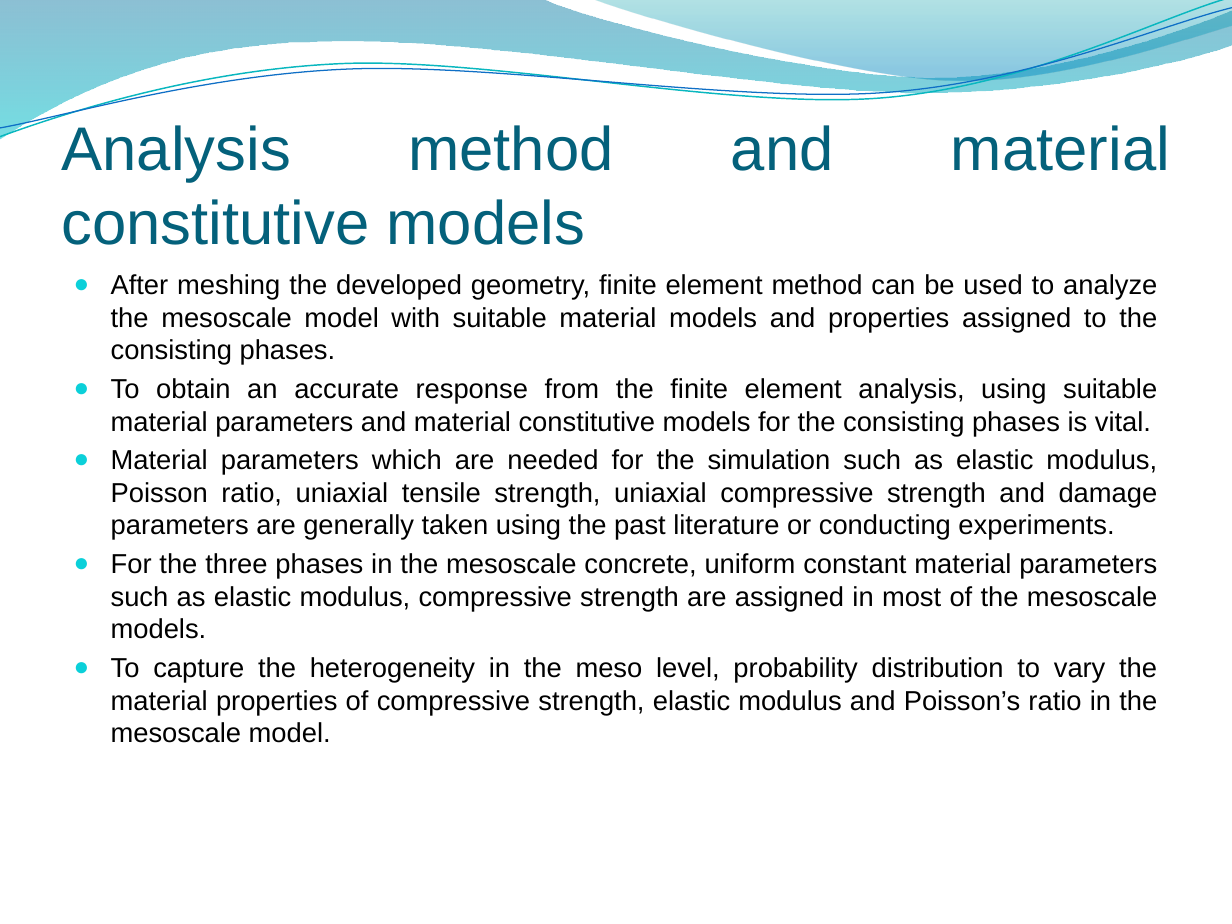
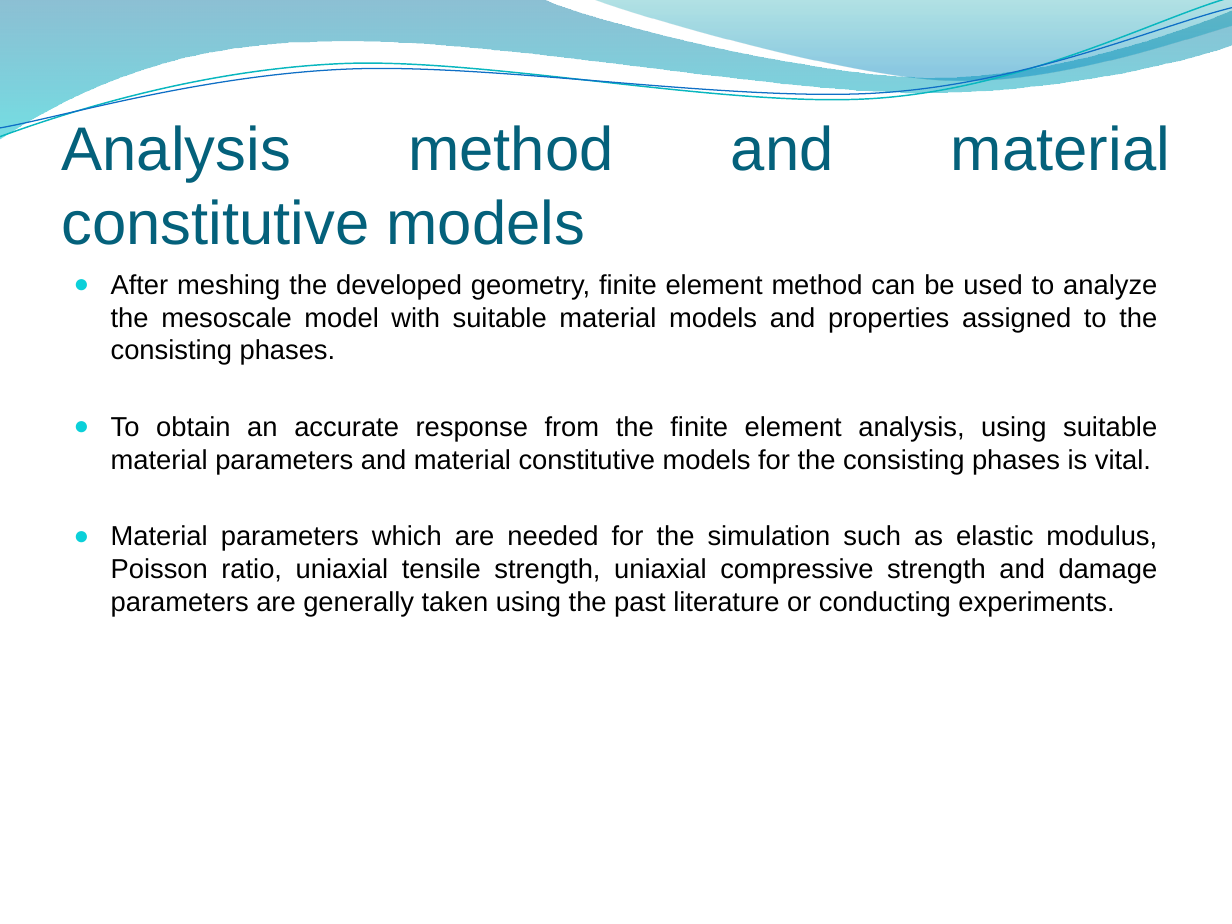
Before and after one commit to Deepak11Sharma/meso-scale-concrete, a slide deck: slide 9 of 1_library/1_presentations/Mesoscale concrete model ppt.pptx. Drawn at 1232x924 pixels with LibreOffice and Linux fonts; fonts in the diff are those of the drawing; background and template pictures are left out. Boxes give left, top, right and bottom in pixels: in the first picture for what was removed or moved away, otherwise in the second. Text is boxed around its words. In the diff, an @@ line names an element or a change of style, - is before the commit and + after.

Commit message:
mesoscale concrete
i will upload presentation on mesoscale concrete

```diff
--- a/1_library/1_presentations/Mesoscale concrete model ppt.pptx
+++ b/1_library/1_presentations/Mesoscale concrete model ppt.pptx
@@ text at box(111, 553, 1157, 743): paragraphs removed @@
-● For the three phases in the mesoscale concrete, uniform constant material parameters such as elastic modulus, compressive strength are assigned in most of the mesoscale models.
-● To capture the heterogeneity in the meso level, probability distribution to vary the material properties of compressive strength, elastic modulus and Poisson’s ratio in the mesoscale model.
```
Also in this commit, not shown: 2 other slides changed, 1 slide removed, 8 other files.
